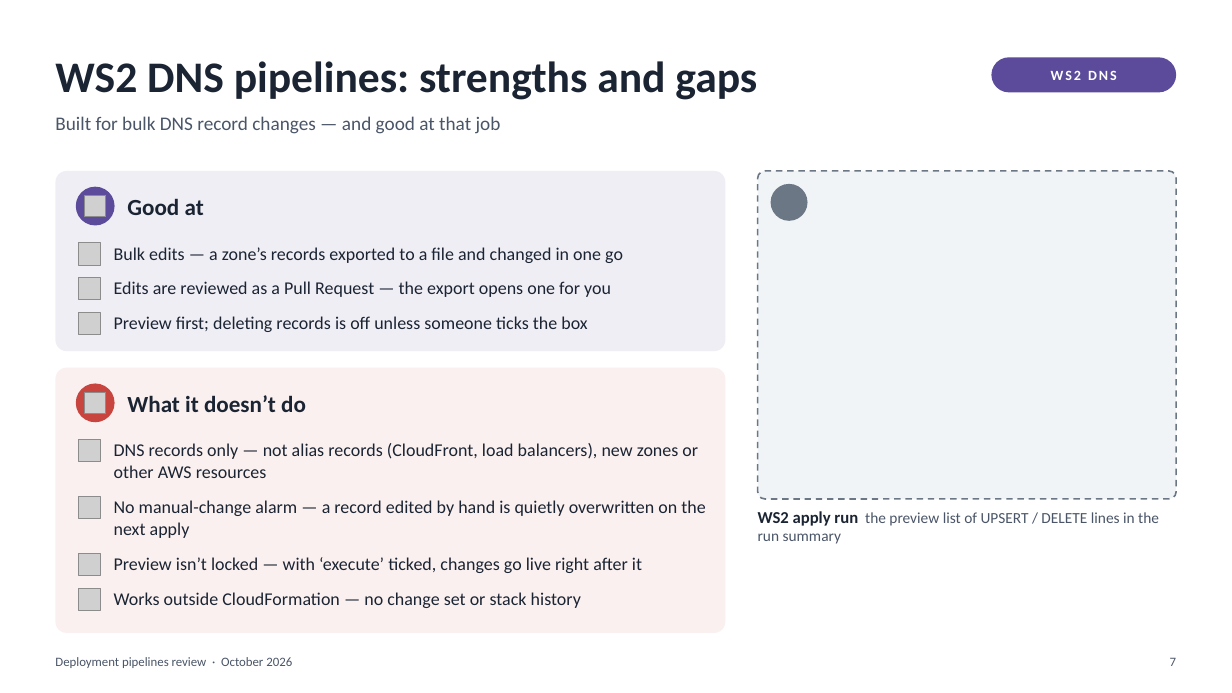
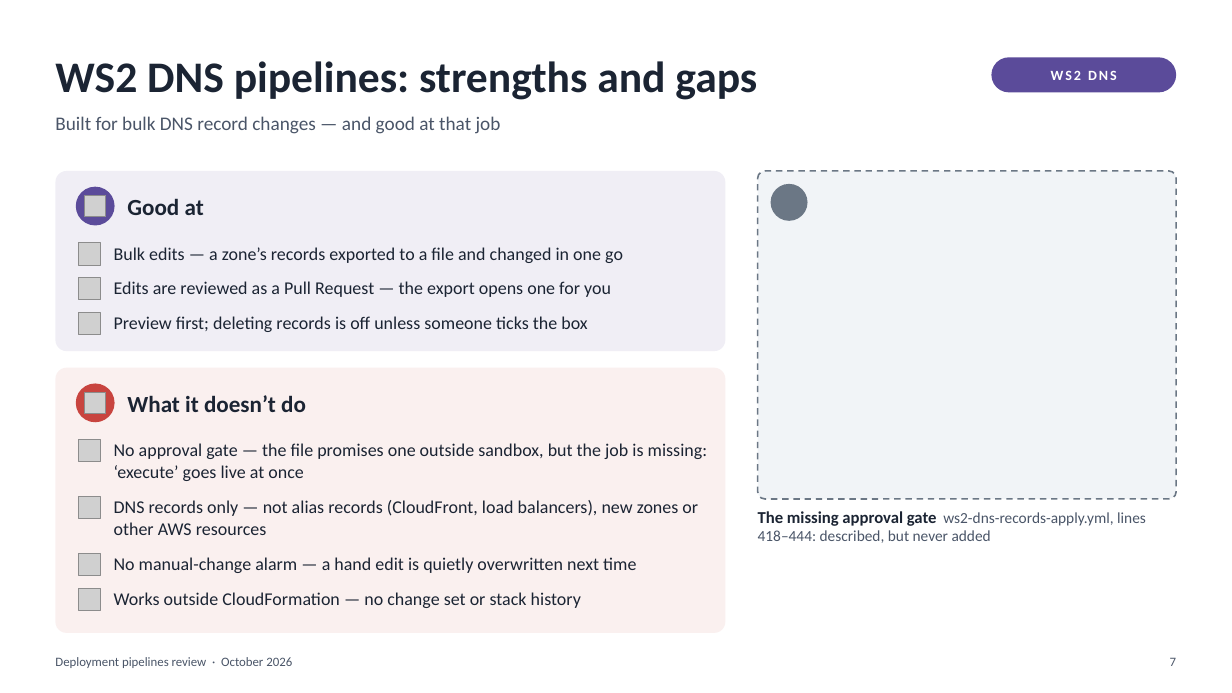
Before and after one commit to kunalshrivastavapune25/githubactions, a slide deck: slide 7 of pipeline/3pipepine/Deployment_Pipelines_Review.pptx. Drawn at 1232x693 pixels with LibreOffice and Linux fonts; fonts in the diff are those of the drawing; grey boxes stand for pictures; background and template pictures are left out. Boxes give left, top, right and bottom in pixels: in the first picture for what was removed or moved away, otherwise in the second. Text is boxed around its words. In the diff, an @@ line names an element or a change of style, - is before the commit and + after.

```diff
--- a/pipeline/3pipepine/Deployment_Pipelines_Review.pptx
+++ b/pipeline/3pipepine/Deployment_Pipelines_Review.pptx
@@ text added at <box>114,443,707,481</box>, 14 pt, text #1B2433 @@
+No approval gate — the file promises one outside sandbox, but the job is missing: ‘execute’ goes live at once
@@ text "DNS records only — not ...": place and size @@
-text "DNS records only — not ..." at <box>114,443,698,478</box>
+text "DNS records only — not ..." at <box>114,500,698,535</box>
@@ text removed at <box>114,500,705,538</box> @@
-No manual-change alarm — a record edited by hand is quietly overwritten on the next apply
@@ text at <box>758,511,1146,543</box>: text changed @@
-WS2 apply run the preview list of UPSERT / DELETE lines in the run summary
+The missing approval gate ws2-dns-records-apply.yml, lines 418–444: described, but never added
@@ text at <box>114,557,636,573</box>: text changed @@
-Preview isn’t locked — with ‘execute’ ticked, changes go live right after it
+No manual-change alarm — a hand edit is quietly overwritten next time
```
Also in this commit, not shown: 4 other slides changed, 2 slides added.
